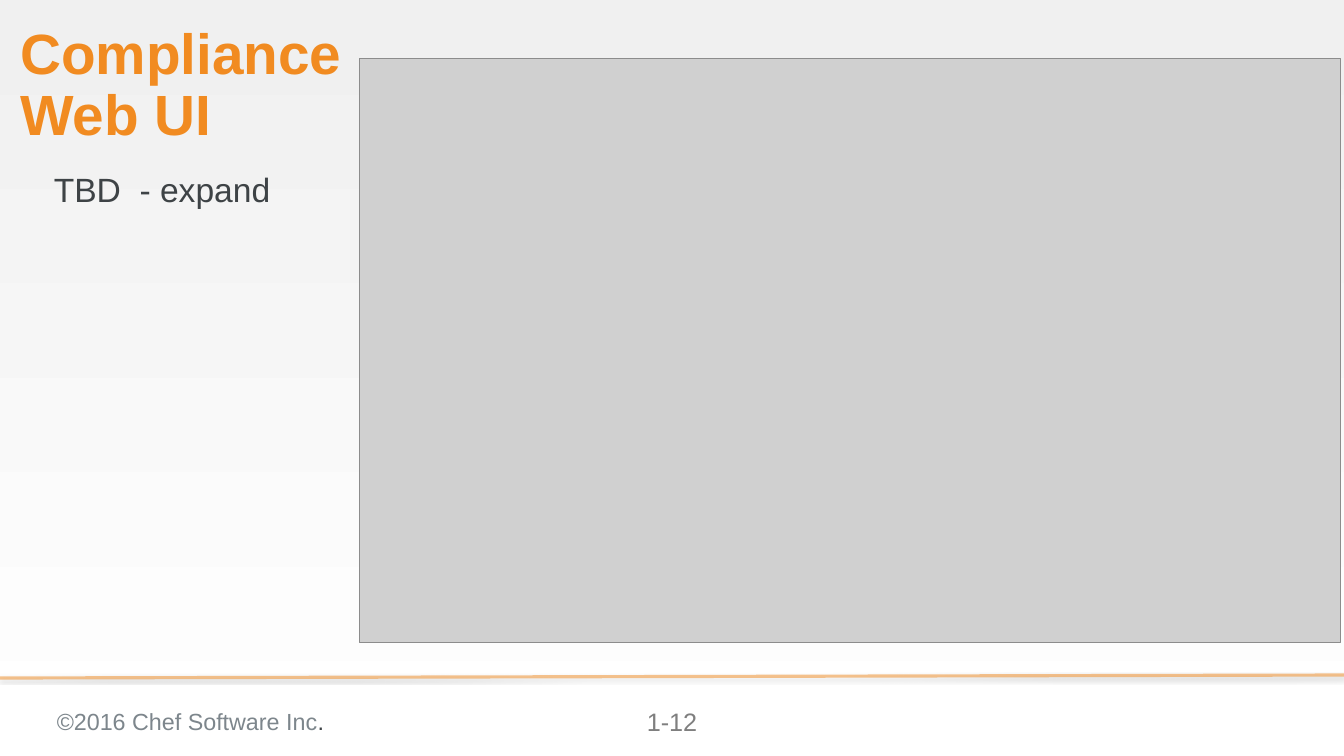
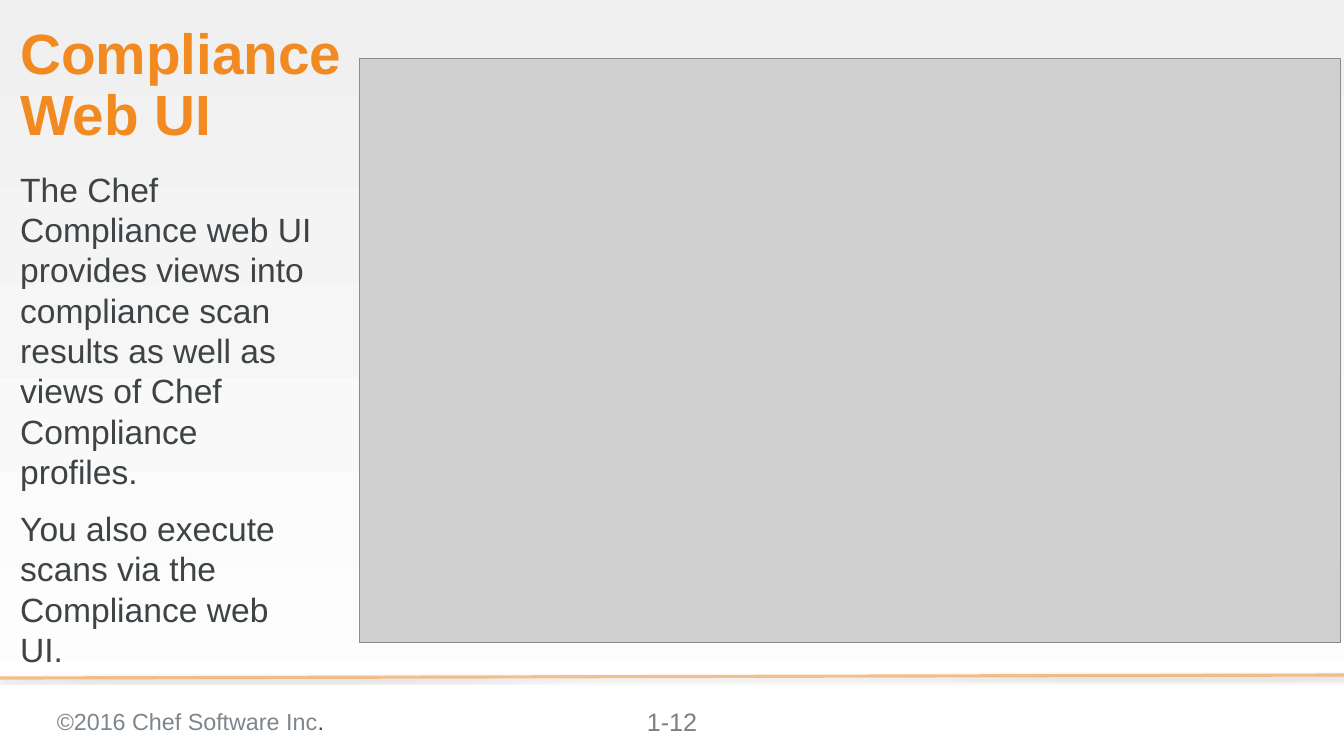
Before and after one commit to bchamby/chef-compliance-installation-configuration-operation, a slide deck: slide 12 of 01-Intro.pptx. Drawn at 1344x756 pixels with LibreOffice and Linux fonts; fonts in the diff are those of the drawing; grey boxes stand for pictures; background and template pictures are left out. Boxes give left, top, right and bottom in pixels: in the first picture for what was removed or moved away, otherwise in the second. Text is boxed around its words. In the diff, an @@ line names an element or a change of style, - is before the commit and + after.

```diff
--- a/01-Intro.pptx
+++ b/01-Intro.pptx
@@ text at (20,177,312,629): text changed @@
-TBD - expand
+The Chef Compliance web UI provides views into compliance scan results as well as views of Chef Compliance profiles.
+You also execute scans via the Compliance web UI.
```
Also in this commit, not shown: 5 other slides changed, 1 slide added, 1 slide removed.
